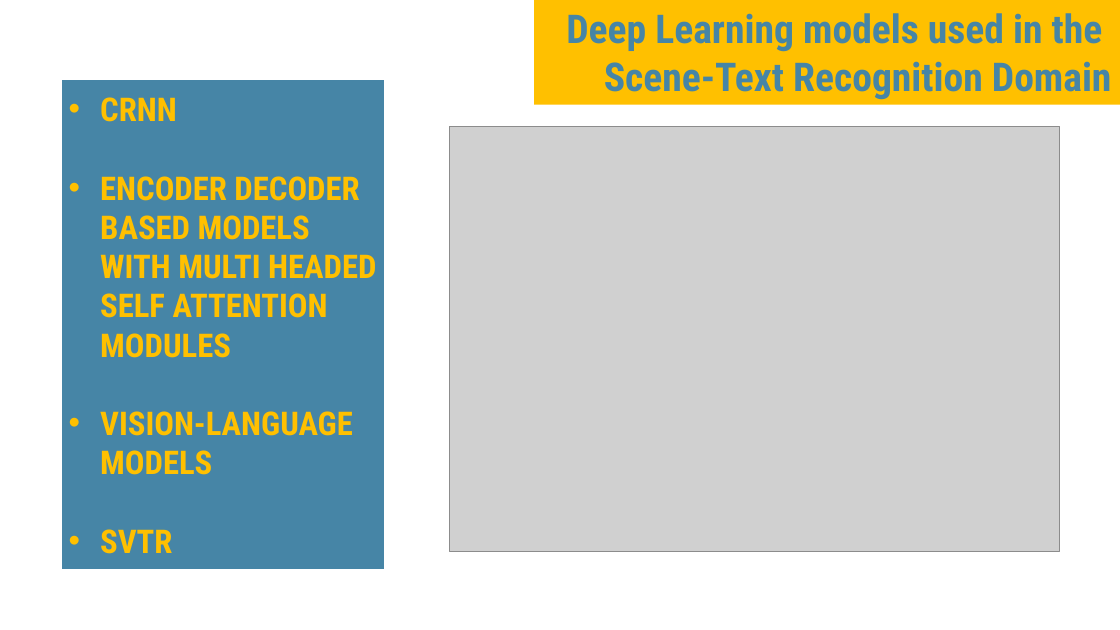
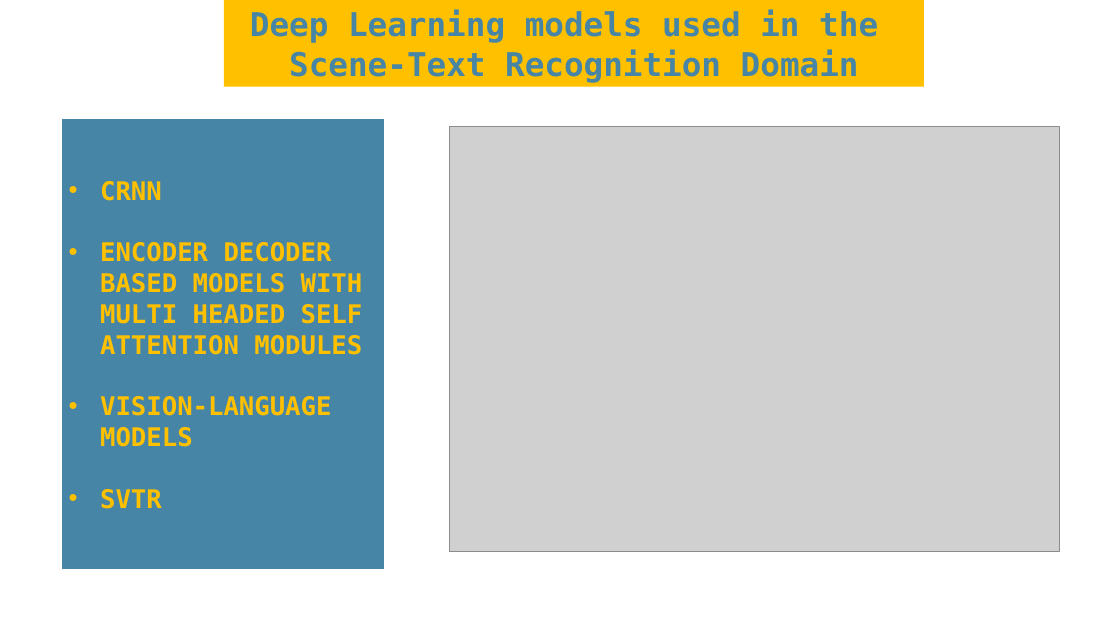
Before and after one commit to raghibnsl/NSL_Training, a slide deck: slide 1 of svtr_ppt/draft_.pptx. Drawn at 1120x630 pixels with LibreOffice and Linux fonts; fonts in the diff are those of the drawing; grey boxes stand for pictures. Boxes give left, top, right and bottom in pixels: in the first picture for what was removed or moved away, otherwise in the second. Text is boxed around its words. In the diff, an @@ line names an element or a change of style, - is before the commit and + after.

```diff
--- a/svtr_ppt/draft_.pptx
+++ b/svtr_ppt/draft_.pptx
@@ rectangle "Deep Learning models used in ..." resized from (x1=534, y1=0, x2=1120, y2=105) to (x1=224, y1=0, x2=924, y2=87) @@
@@ rectangle "Deep Learning models used in ..." at (x1=224, y1=0, x2=924, y2=87): size 34 to 28 pt, font Roboto Condensed to DejaVu Sans Mono; alignment right to centre @@
@@ rectangle "CRNN" resized from (x1=60, y1=78, x2=386, y2=571) to (x1=60, y1=118, x2=386, y2=571) @@
@@ rectangle "CRNN" at (x1=60, y1=118, x2=386, y2=571): size 28 to 22 pt, font Roboto Condensed to DejaVu Sans Mono; indent changed; outline #FFFFFF 3.25 pt to #FFFFFF 3.26 pt @@
```
Also in this commit, not shown: 1 other slide changed, 6 slides added, 1 slide removed, 11 other files.
